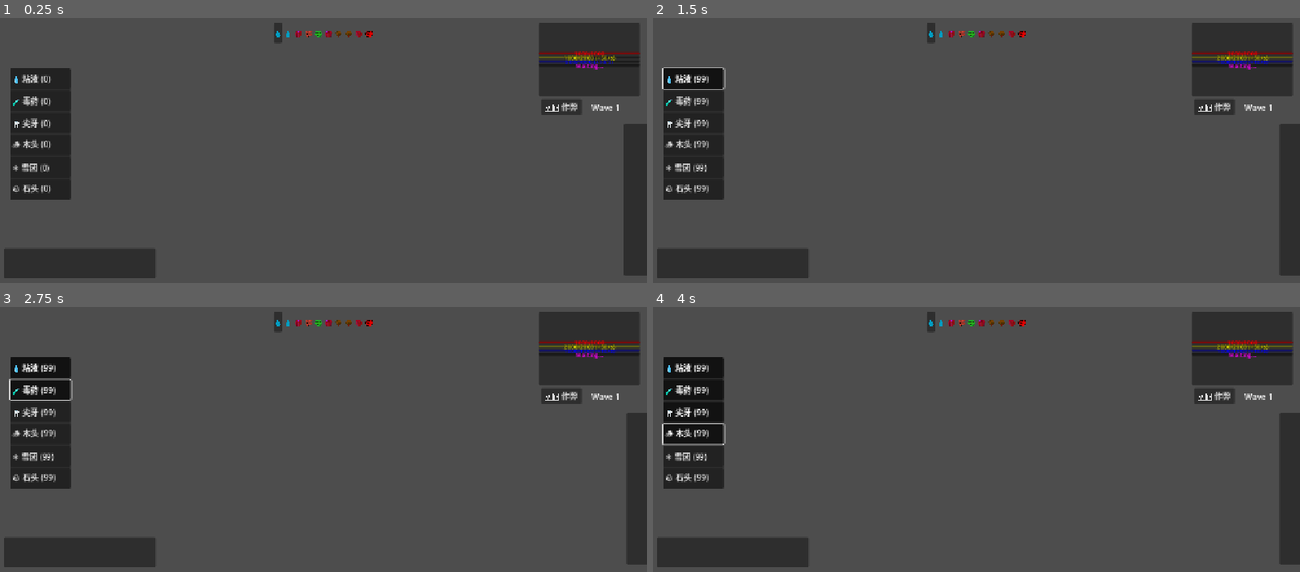
Above: before the commit, frames 1-4 (two rows, left to right).
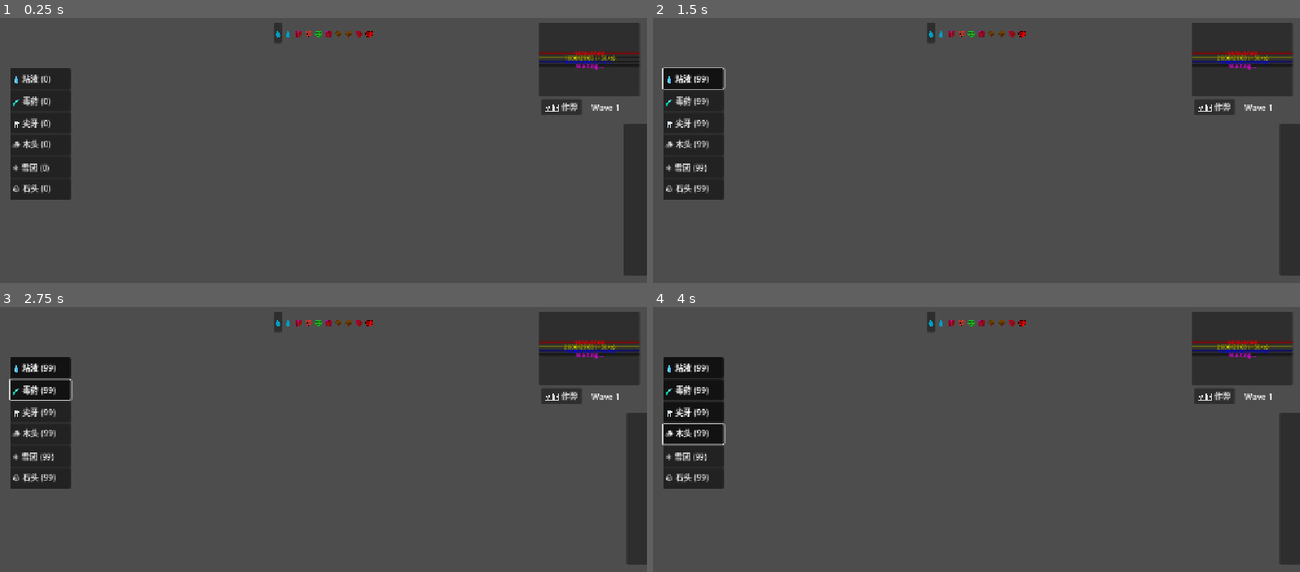
Above: after the commit, the same moments.

Repository: seekerzz/tower-html
Game: Godot game, scene res://src/Scenes/UI/MainGUI.tscn
Two runs of this game, one before a commit and one after it. Both use one fixed random seed, a clock stepped at 60 frames per second and the inputs below. The project has no main scene, so this scene is started directly.
Inputs:
- Up to frame 1 (0.25 s): no input
- Up to frame 2 (1.5 s): click "🛠️ 作弊" at 0.5 s; click "💧 粘液 (99)" at 1.25 s
- Up to frame 3 (2.75 s): click "🧪 毒药 (99)" at 2 s
- Up to frame 4 (4 s): click "🦷 尖牙 (99)" at 2.75 s; click "🪵 木头 (99)" at 3.5 s

The runs differ from the first frame. In frame 1, 2.6% of the frame differs, in the area x 0-24%, y 87-99%; in frame 2, 2.6%; in frame 3, 2.6%; in frame 4, 2.6%.
Error before the commit: Parse Error: Cannot find member "FILL_SOLID" in base "GradientTexture2D". (res://src/Scripts/UI/SkillBar.gd:115)

Commit message:
Refactor SkillBar to card style UI - Replaced simple Buttons with PanelContainer based cards - Added icons, hotkeys, mana costs, and cooldown overlay - Implemented visual feedback for mana availability and cooldowns - Used TextureProgressBar with nine_patch_stretch for cooldown mask - Fixed texture creation using ImageTexture

Diff:
--- a/src/Scripts/UI/SkillBar.gd
+++ b/src/Scripts/UI/SkillBar.gd
@@ -109,12 +109,9 @@
 		cd_bar.mouse_filter = Control.MOUSE_FILTER_IGNORE
 
 		# Create a white 1x1 texture for the progress
-		var placeholder = GradientTexture2D.new()
-		placeholder.width = 1
-		placeholder.height = 1
-		placeholder.fill = GradientTexture2D.FILL_SOLID
-		placeholder.gradient = Gradient.new()
-		placeholder.gradient.set_color(0, Color.WHITE)
+		var img = Image.create(1, 1, false, Image.FORMAT_RGBA8)
+		img.fill(Color.WHITE)
+		var placeholder = ImageTexture.create_from_image(img)
 		cd_bar.texture_progress = placeholder
 
 		layout.add_child(cd_bar)
